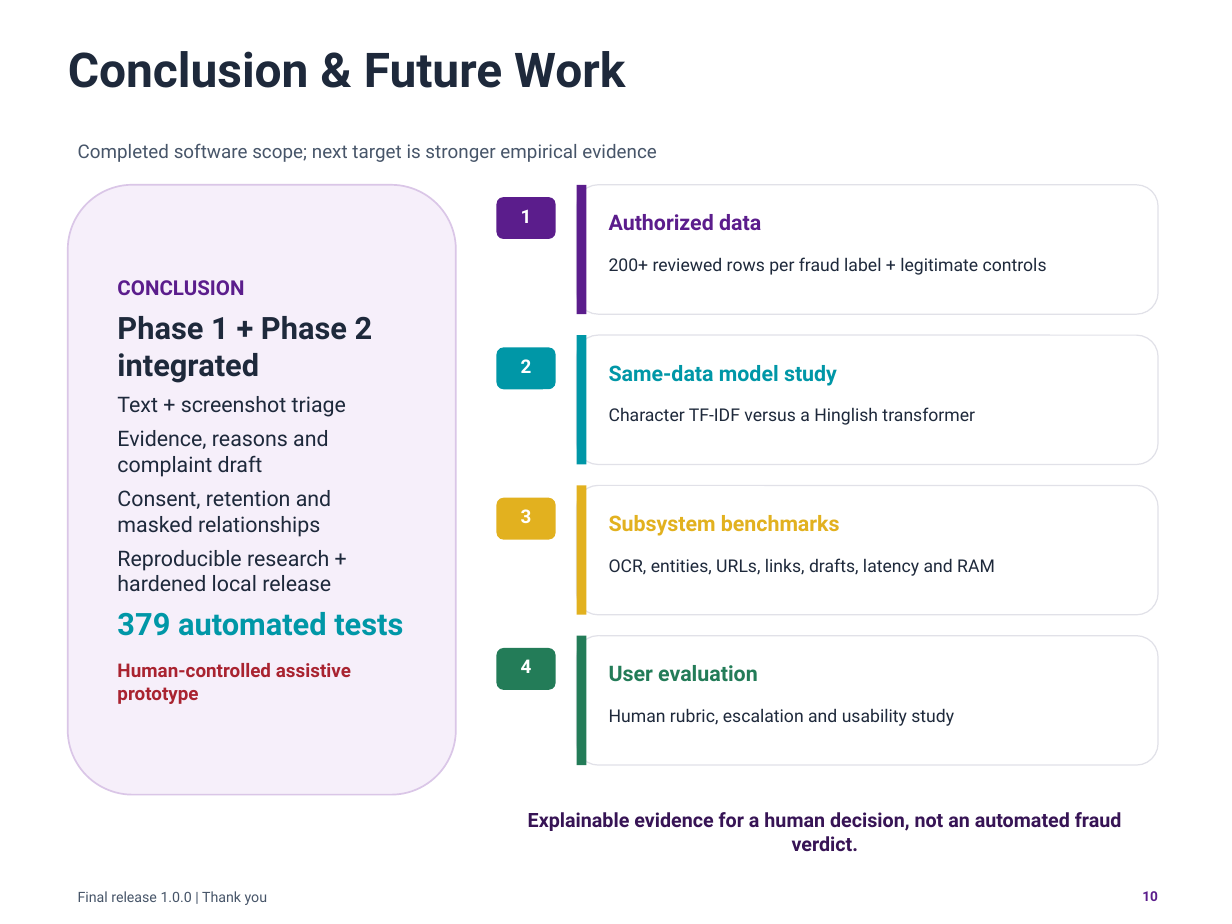
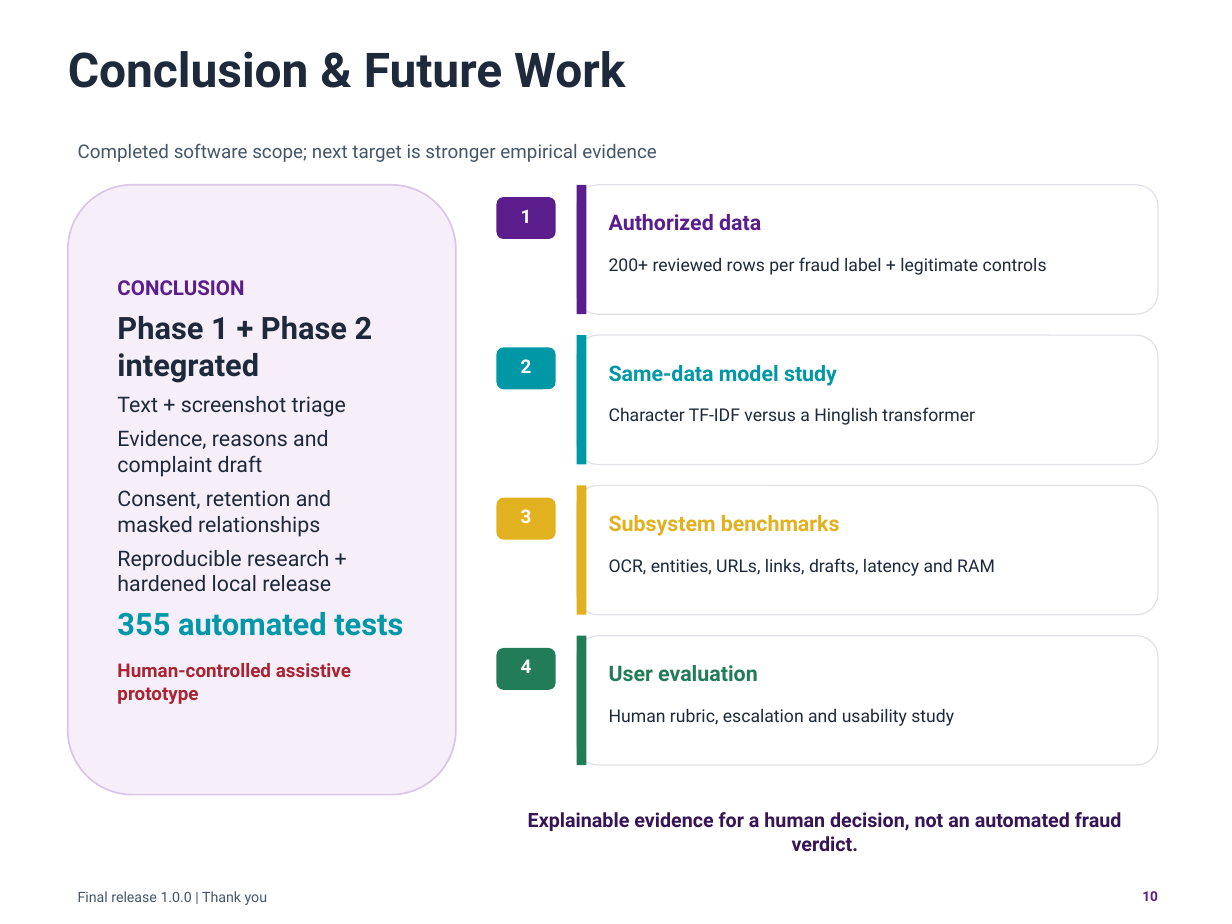
Before and after one commit to GautamBytes/fraudlens-bharat-phase-1, a slide deck: slide 10 of docs/presentation/fraudlens-bharat-final-capstone.pptx. Drawn at 1232x924 pixels with LibreOffice and Linux fonts; fonts in the diff are those of the drawing; background and template pictures are left out. Boxes give left, top, right and bottom in pixels: in the first picture for what was removed or moved away, otherwise in the second. Text is boxed around its words. In the diff, an @@ line names an element or a change of style, - is before the commit and + after.

```diff
--- a/docs/presentation/fraudlens-bharat-final-capstone.pptx
+++ b/docs/presentation/fraudlens-bharat-final-capstone.pptx
@@ text in rounded rectangle at bbox=[117, 612, 403, 636]: text changed @@
-379 automated tests
+355 automated tests
```
Also in this commit, not shown: 2 other slides changed, 11 other files.
